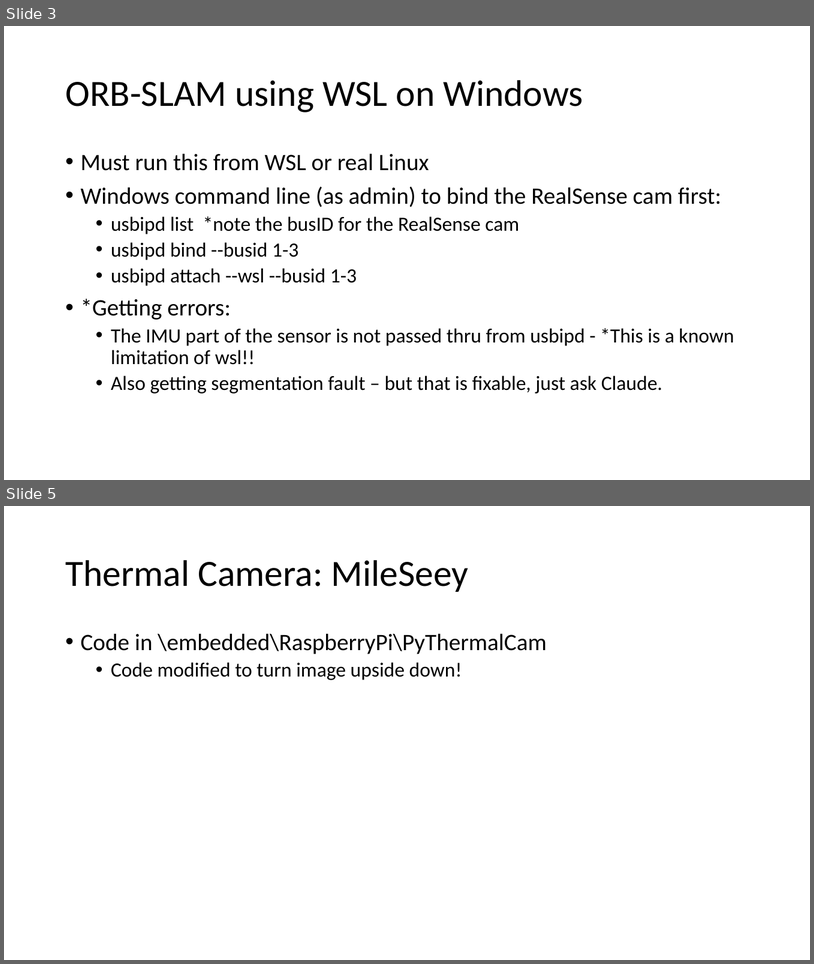
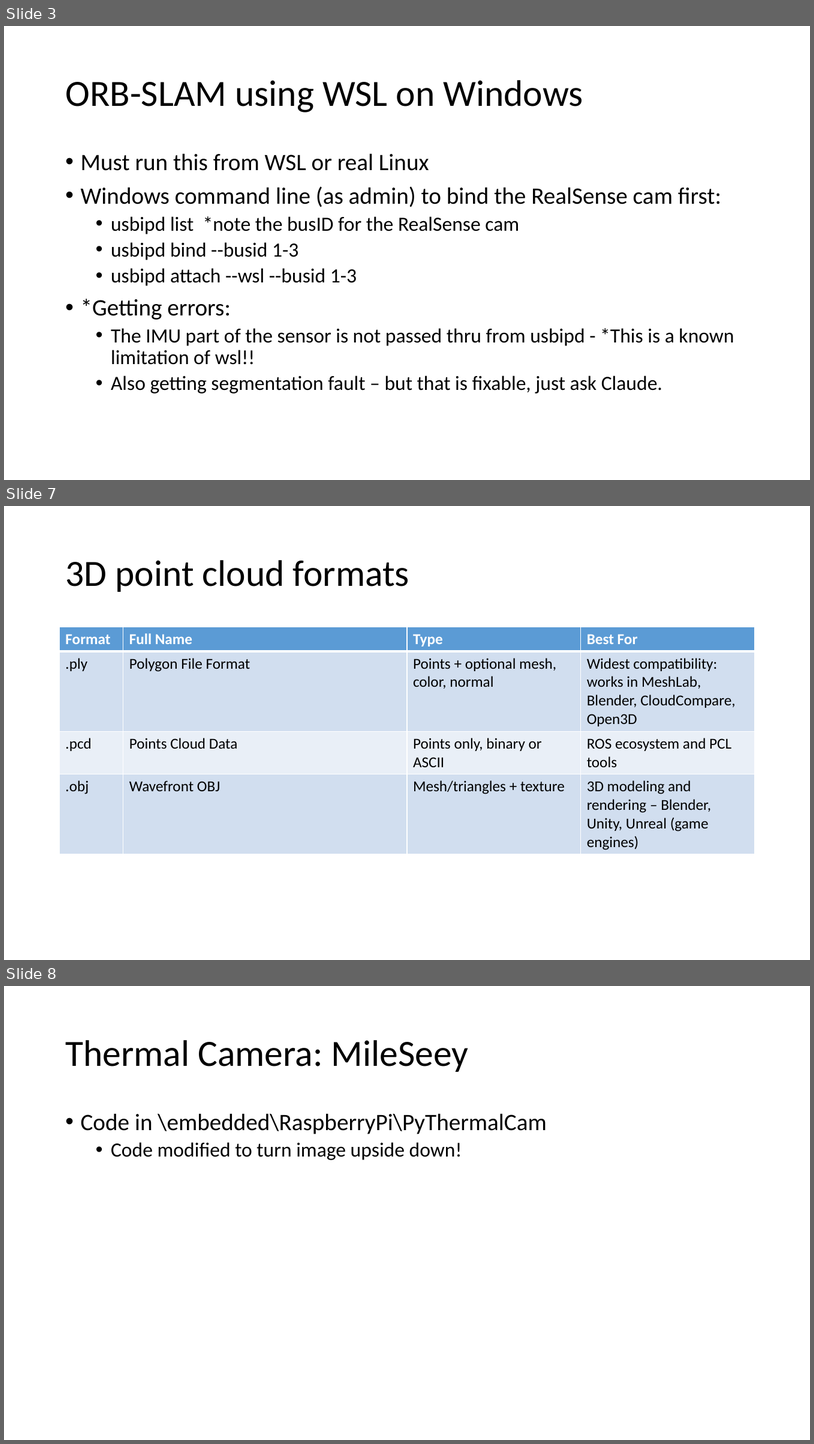
Before and after one commit to gigaprog/p_presentations, a slide deck: embedded/SLAM_robot_mapping/SLAM_robot_mapping.pptx. Shown one above the other, each under a label of ours: slides 3 and 5 before the commit, slides 3, 7 and 8 after it; the slides between them are not shown. The pictures are 814x964 and 814x1444 pixels, drawn with LibreOffice and Linux fonts; fonts in the diff are those of the drawing. Boxes give left, top, right and bottom in pixels: in the first picture for what was removed or moved away, otherwise in the second. Text is boxed around its words. In the diff, an @@ line names an element or a change of style, - is before the commit and + after.

```diff
--- a/embedded/SLAM_robot_mapping/SLAM_robot_mapping.pptx
+++ b/embedded/SLAM_robot_mapping/SLAM_robot_mapping.pptx
@@ slide 7 added at [4, 506, 810, 960], background #FFFFFF @@
@@ title added at [65, 560, 410, 592], 44 pt, text #000000 @@
+3D point cloud formats
@@ table added at [60, 627, 756, 852], 4 rows, 4 columns @@
+Format | Full Name | Type | Best For
+.ply | Polygon File Format | Points + optional mesh, color, normal | Widest compatibility: works in MeshLab, Blender, CloudCompare, Open3D
+.pcd | Points Cloud Data | Points only, binary or ASCII | ROS ecosystem and PCL tools
+.obj | Wavefront OBJ | Mesh/triangles + texture | 3D modeling and rendering – Blender, Unity, Unreal (game engines)
@@ what was slide 5 is now slide 8 @@
```
Also in this commit, not shown: 1 slide changed, 2 other slides added.
